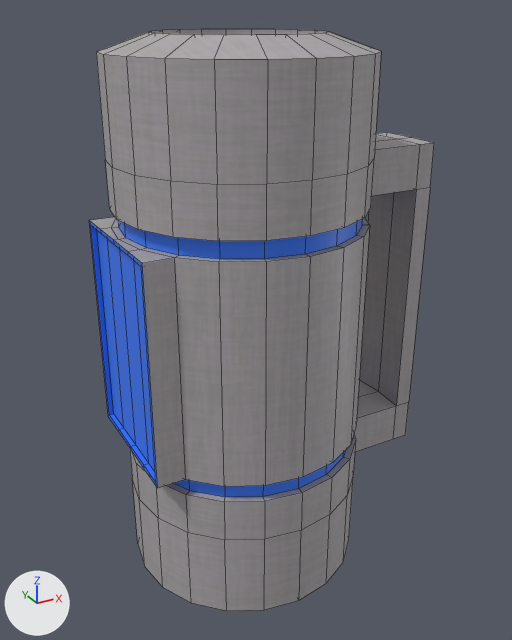
The FBX model Assets/Models/Power_Cell.fbx: old version first, new version second.
One viewpoint serves both versions: a 50 mm camera at (-0.125, -0.24, 0.236) aimed at (0.008, 0.003, 0.115). The lights are fixed; the arrows at lower left show +X, +Y and +Z. Mesh edges are drawn as thin lines. Where no turn or scale is listed for an object, it has been applied to the vertices.
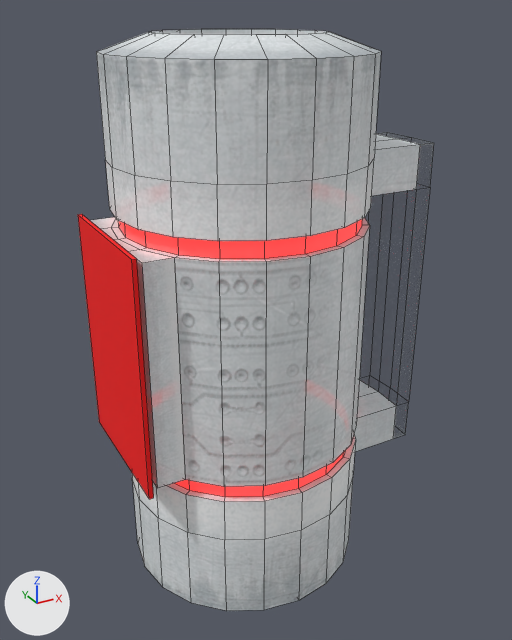
Where the newer file only moved an object's origin or applied its transform, the numbers keep the older frame.

Diff of the bpy script that builds the scene:
```diff
--- a/Assets/Models/Power_Cell.fbx.py
+++ b/Assets/Models/Power_Cell.fbx.py
@@ img_powercell_png @@
+img_powercell_png = load_image('PowerCell.png', '_unpacked/PowerCell.png', 2048, 2048, 'Non-Color')
@@ mat_power_cell_screen @@
+mat_power_cell_screen = principled_material('Power_Cell_Screen')
+mat_power_cell_screen.base_color = (1.0, 0.0, 0.0)  # red #ff0000
+mat_power_cell_screen.roughness = 0.749
@@ mat_cell_main @@
+mat_cell_main = bpy.data.materials.new('Cell_Main')
+# uses the picture img_powercell_png
@@ mat_cell_glow @@
+mat_cell_glow = principled_material('Cell_Glow')
+mat_cell_glow.base_color = (0.197, 0.197, 0.197)  # grey #7b7b7b
+mat_cell_glow.roughness = 0.749
+mat_cell_glow.emission_color = (1.0, 0.0, 0.0)  # red #ff0000
+mat_cell_glow.emission_strength = 1.0
@@ me_mesh @@
 # used by ob_polysurface1; location = (0.0136, 0.0, 0.1156)
-me_mesh.from_pydata(...)  # 494 vertices, 496 faces; spans x -0.065..0.069, y -0.05..0.05, z -0.113..0.113
+me_mesh.from_pydata(...)  # 482 vertices, 482 faces; spans x -0.069..0.069, y -0.05..0.05, z -0.113..0.113
+# me_mesh part 1: a new loose piece, a box spanning x -0.0694..-0.0677, y -0.031..0.031, z -0.0479..0.0466, in mat_power_cell_screen (red #ff0000)
+# me_mesh part 2
+# 20 vertices are removed from x -0.065..-0.063, y -0.028..0.028, z -0.044..0.043
+# 24 faces are deleted
+# 4 new faces join them, mat_cell_main
+# me_mesh part 3: 432 faces spanning x -0.065..0.069, y -0.05..0.05, z -0.113..0.113 switch from mat_power_cell_material (picture img_power_cell_material_blue_jpg) to mat_cell_main
+# me_mesh part 4: 40 faces spanning x -0.061..0.033, y -0.047..0.047, z -0.053..0.051 switch from mat_power_cell_material (picture img_power_cell_material_blue_jpg) to mat_cell_glow (grey #7b7b7b)
+me_mesh.materials.append(mat_power_cell_screen)  # red #ff0000
```

Where the change shows, as pixel boxes (x1, y1, x2, y2) in the pictures (512 x 640 px):
'polySurface1', reshaped: before (90, 29, 434, 611); after (78, 29, 434, 611)
part 1 of me_mesh, added (red): after (78, 214, 154, 499)
part 2 of me_mesh, cut back: before (90, 221, 158, 488); after (137, 259, 158, 488)
part 3 of me_mesh, recoloured: (90, 29, 434, 611) in both
part 4 of me_mesh, recoloured (blue to red): (118, 219, 362, 497) in both
